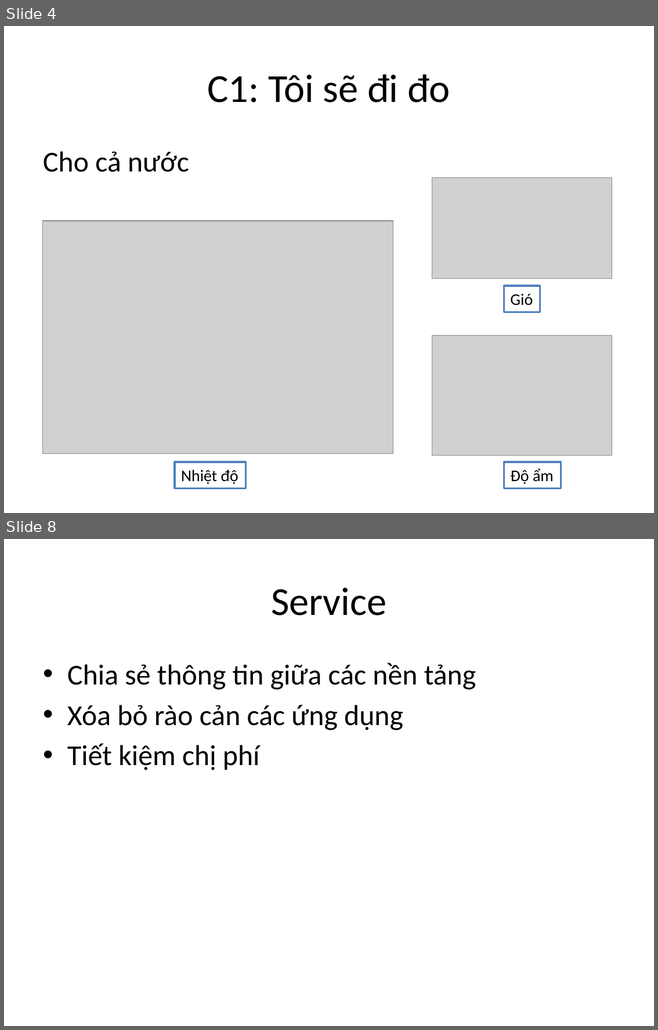
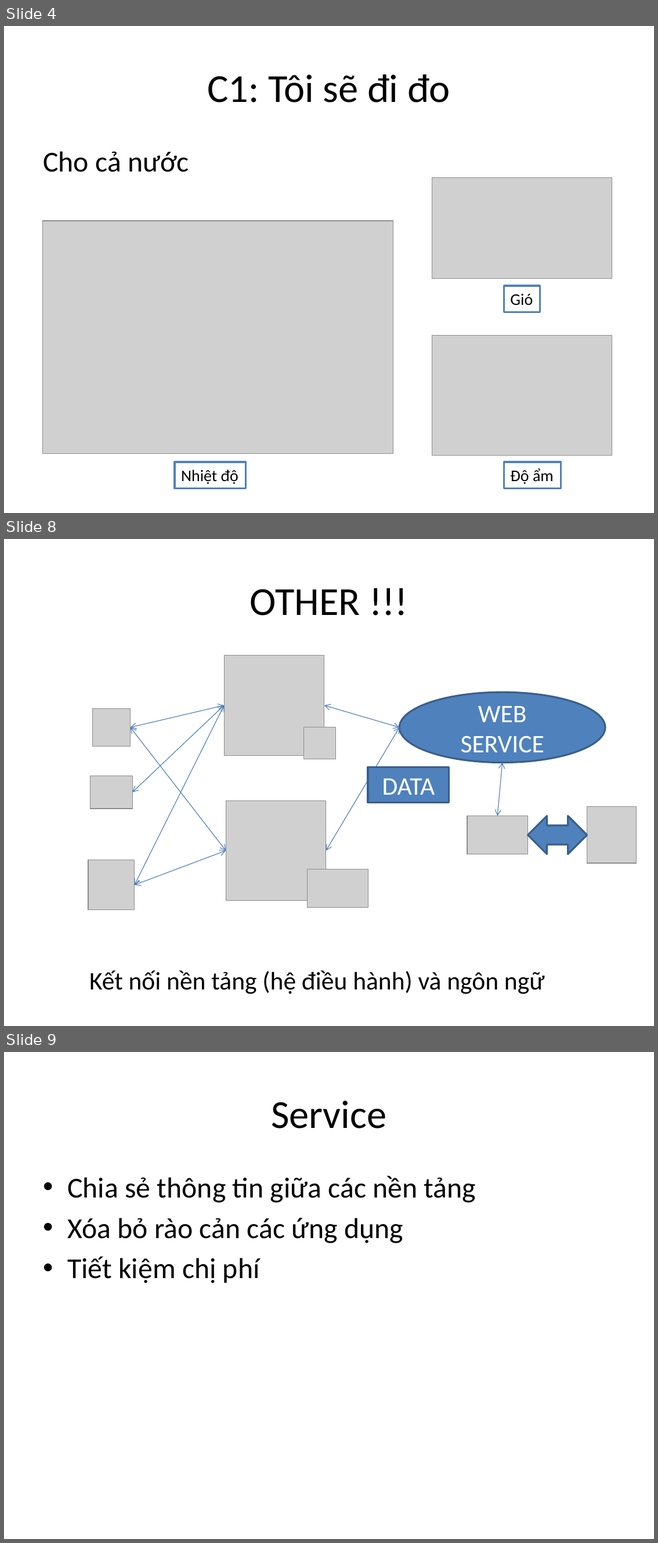
Before and after one commit to phithanh97cs/T3H, a slide deck: Other/Free/Làm web thật đơn giản với Web Service và Spring.pptx. Shown one above the other, each under a label of ours: slides 4 and 8 before the commit, slides 4, 8 and 9 after it; the slides between them are not shown. The pictures are 658x1030 and 658x1543 pixels, drawn with LibreOffice and Linux fonts; fonts in the diff are those of the drawing; grey boxes stand for pictures. Boxes give left, top, right and bottom in pixels: in the first picture for what was removed or moved away, otherwise in the second. Text is boxed around its words. In the diff, an @@ line names an element or a change of style, - is before the commit and + after.

```diff
--- a/Other/Free/Làm web thật đơn giản với Web Service và Spring.pptx
+++ b/Other/Free/Làm web thật đơn giản với Web Service và Spring.pptx
@@ slide 8 added at [4,539,654,1026], background #FFFFFF @@
@@ title added at [250,589,360,616], 44 pt, text #000000 @@
+OTHER !!!
@@ picture added at [224,655,324,755] @@
@@ ellipse added at [399,692,605,762], fill #4F81BD, outline #3A5F8C 2 pt, 28 pt, text #FFFFFF @@
+WEB SERVICE
@@ picture added at [92,708,130,746] @@
@@ double arrow added from (130, 727) to (224, 705), #4B7EBC 0.75 pt @@
@@ double arrow added from (133, 792) to (224, 705), #4B7EBC 0.75 pt @@
@@ double arrow added from (224, 705) to (134, 885), #4B7EBC 0.75 pt @@
@@ double arrow added from (324, 705) to (399, 727), #4B7EBC 0.75 pt @@
@@ double arrow added from (226, 851) to (130, 727), #4B7EBC 0.75 pt @@
@@ picture added at [303,727,335,759] @@
@@ double arrow added from (399, 727) to (325, 851), #4B7EBC 0.75 pt @@
@@ double arrow added from (497, 816) to (502, 762), #4B7EBC 0.75 pt @@
@@ picture added at [90,776,133,809] @@
@@ rectangle added at [368,767,449,803], fill #4F81BD, outline #3A5F8C 2 pt, 28 pt, text #FFFFFF @@
+DATA
@@ picture added at [226,801,325,901] @@
@@ picture added at [466,816,527,854] @@
@@ left right arrow added at [528,816,587,854], fill #4F81BD, outline #3A5F8C 2 pt @@
@@ picture added at [587,806,636,863] @@
@@ double arrow added from (226, 851) to (134, 885), #4B7EBC 0.75 pt @@
@@ picture added at [88,860,134,910] @@
@@ picture added at [307,870,368,908] @@
@@ text added at [89,971,545,994], 28 pt, text #000000 @@
+Kết nối nền tảng (hệ điều hành) và ngôn ngữ
@@ what was slide 8 is now slide 9 @@
```
Also in this commit, not shown: 2 slides changed, 1 other slide added, 1 slide removed, 3 other files.
